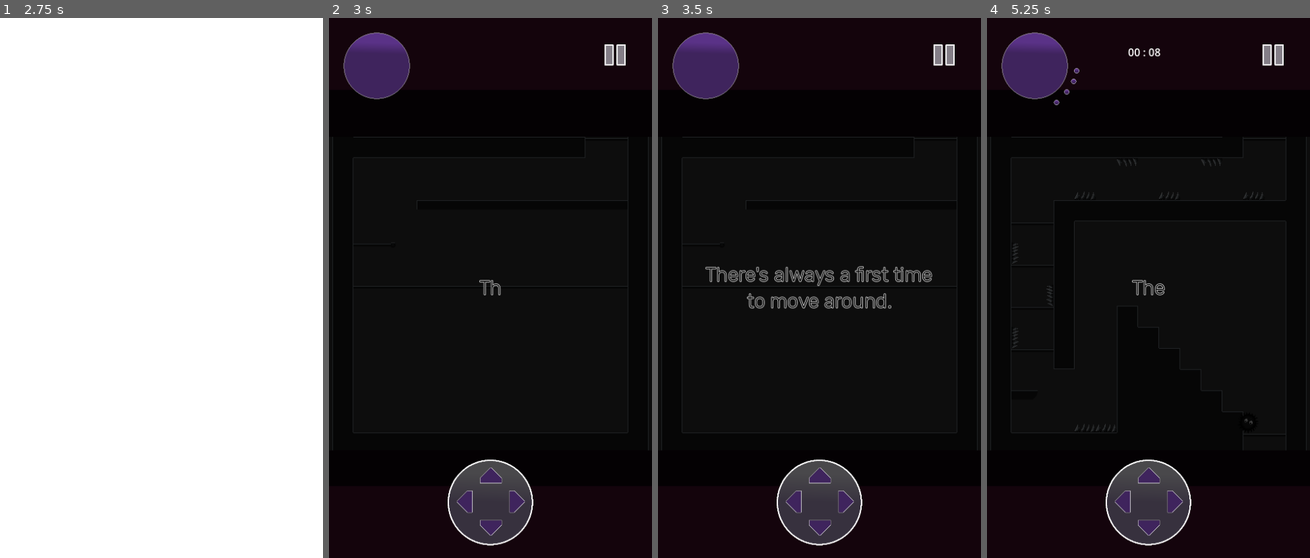
Above: before the commit, frames 1-4 (left to right).
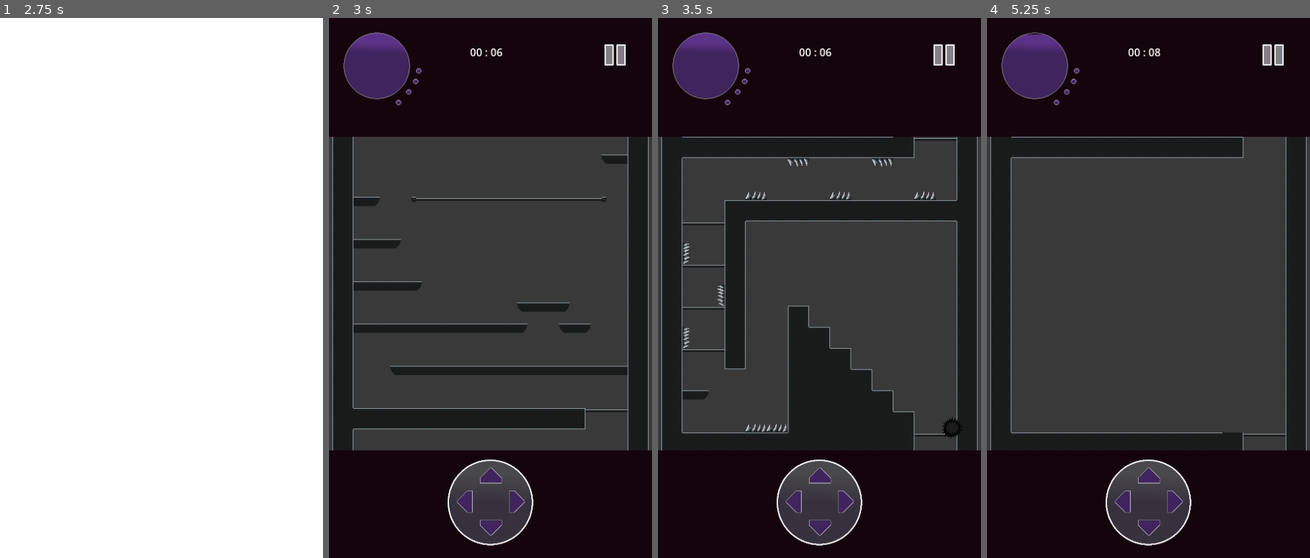
Above: after the commit, the same moments.

Repository: Arctia/42-GameJam
Game: Godot game, scene res://src/UI/title_screen.tscn
The game is run twice, just before and just after one commit, with the same random seed, the same clock (stepped at 60 frames per second) and the same inputs.
Inputs (mouse positions are in pixels of both pictures, inside the frame that each line leads up to):
- Up to frame 1 (2.75 s): click "START GAME" at 0.5 s; click "skip" at 1.25 s; click "skip" at 2 s
- Up to frame 2 (3 s): tap Enter at 2.75 s; hold Right (move_right) from 2.78 s (still down); hold Down (duck) from 2.78 s (still down)
- Up to frame 3 (3.5 s): keep holding Right (move_right); keep holding Down (duck); tap Space (jump) at 3.02 s
- Up to frame 4 (5.25 s): release Down (duck) at 3.53 s; tap Down (duck) at 3.6 s; tap Space (jump) at 3.77 s; release Right (move_right) at 4.28 s; hold A (move_left) 4.28-5 s; hold Down (duck) 4.28-5 s; click (1148, 504) at 5 s

Frame 1 is identical in both runs. In frame 2, 46% of the frame differs, in the area x 0-100%, y 5-81%; in frame 3, 37%; in frame 4, 47%, in the area x 0-100%, y 2-81%.

Commit message:
fix test

Diff:
--- a/src/UI/game_screen.gd
+++ b/src/UI/game_screen.gd
@@ -38,4 +38,4 @@
 	tween.set_ease(Tween.EASE_IN)
 	tween.set_trans(Tween.TRANS_SINE)
 	tween.play()
-	_raise_level()
+	#_raise_level()
Not shown: 1 places in src/UI/game_map.tscn that only renumber resources
